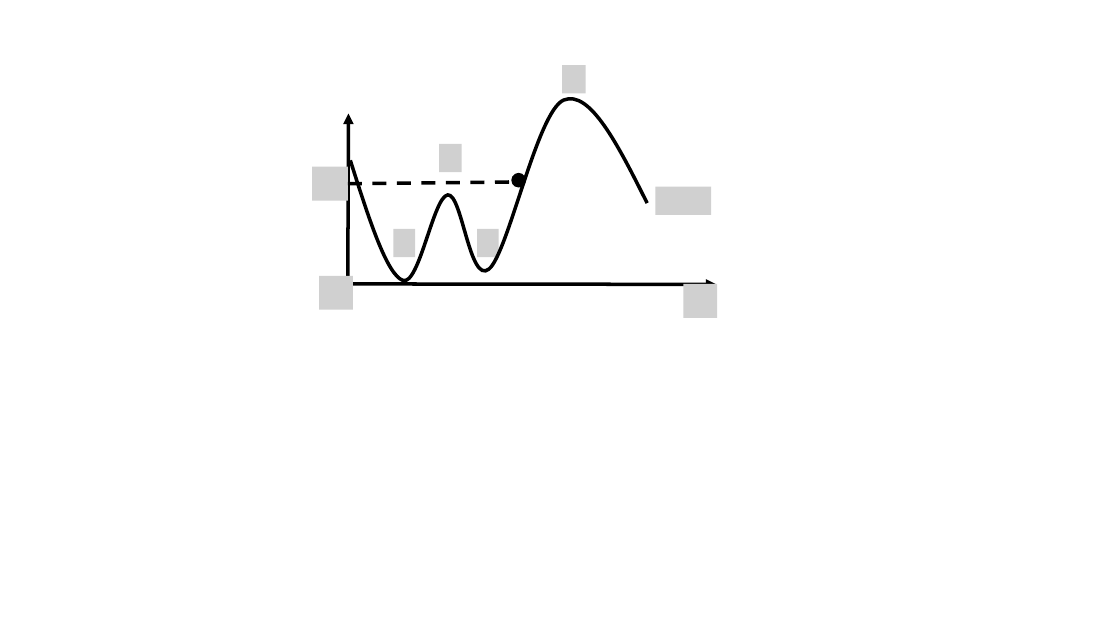
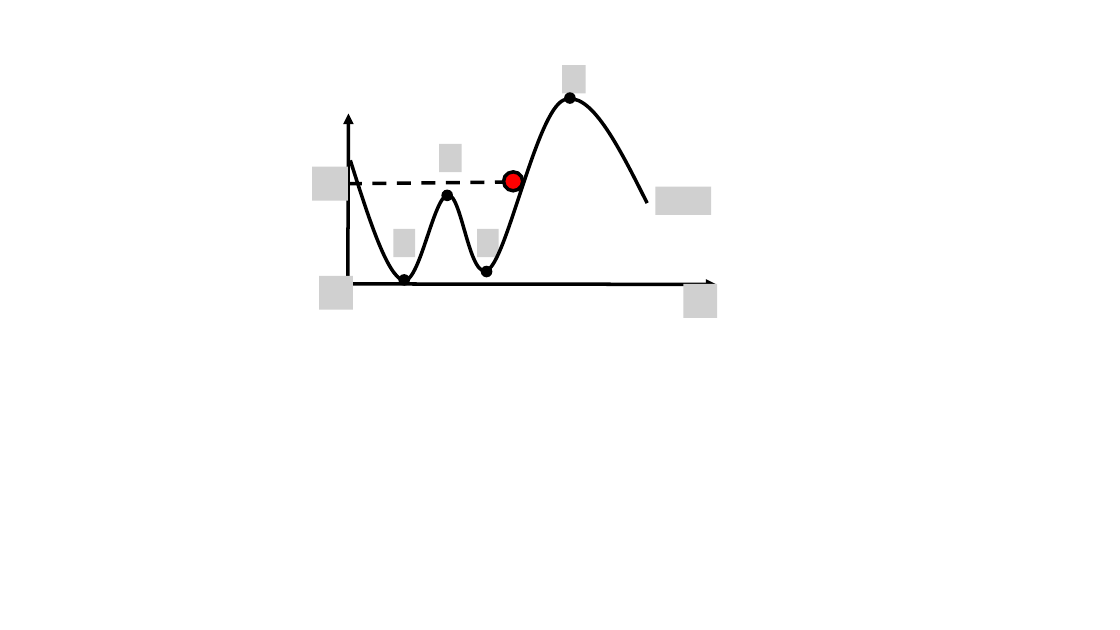
Before and after one commit to OSTP/PhysicsArtofModelling, a slide deck: slide 5 of tex/figures/PotentialECons/Figures.pptx. Drawn at 1120x630 pixels with LibreOffice and Linux fonts; fonts in the diff are those of the drawing; grey boxes stand for pictures. Boxes give left, top, right and bottom in pixels: in the first picture for what was removed or moved away, otherwise in the second. Text is boxed around its words. In the diff, an @@ line names an element or a change of style, - is before the commit and + after.

```diff
--- a/tex/figures/PotentialECons/Figures.pptx
+++ b/tex/figures/PotentialECons/Figures.pptx
@@ group added at (400, 94, 575, 284): 4 ellipses @@
@@ ellipse: place and size @@
-ellipse at (513, 175, 524, 186)
+ellipse at (504, 172, 523, 192)
@@ ellipse at (504, 172, 523, 192): fill #000000 to #FF0000 @@
```
Also in this commit, not shown: 3 other files.
